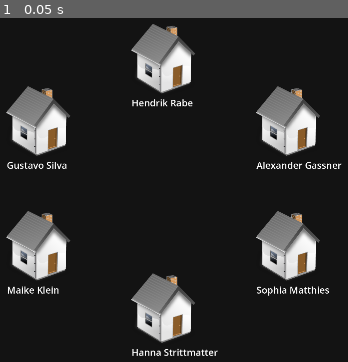
Above: before the commit, frame 1.
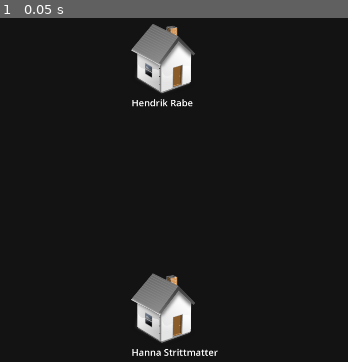
Above: after the commit, the same moment.

Repository: Shykaro/SimulatedAI
Game: Godot game, scene res://Scenes/npc visualization.tscn
The game is run twice, just before and just after one commit, with the same random seed, the same clock (stepped at 60 frames per second) and the same inputs.
Inputs:
- Up to frame 1 (0.05 s): no input

The runs differ from the first frame. In frame 1, 11% of the frame differs, in the area x 1-99%, y 19-81%.

Commit message:
Make activity dependent on previous activity

Diff:
--- a/GodotProject/Scripts/GameManager.gd
+++ b/GodotProject/Scripts/GameManager.gd
@@ -9,10 +9,10 @@
 func _ready():
 	NPCManager.create_npc("Hendrik Rabe", "01_Hendrik", Vector2(500,200))
 	NPCManager.create_npc("Hanna Strittmatter", "02_Hanna", Vector2(500,800))
-	NPCManager.create_npc("Gustavo Silva", "03_Gustavo", Vector2(200,350))
-	NPCManager.create_npc("Maike Klein", "04_Maike", Vector2(200,650))
-	NPCManager.create_npc("Alexander Gassner", "05_Alexander", Vector2(800,350))
-	NPCManager.create_npc("Sophia Matthies", "06_Sophia", Vector2(800,650))
+	#NPCManager.create_npc("Gustavo Silva", "03_Gustavo", Vector2(200,350))
+	#NPCManager.create_npc("Maike Klein", "04_Maike", Vector2(200,650))
+	#NPCManager.create_npc("Alexander Gassner", "05_Alexander", Vector2(800,350))
+	#NPCManager.create_npc("Sophia Matthies", "06_Sophia", Vector2(800,650))
 
 
 	#NPCManager.create_npc("Hendrik Rabe", "01_Hendrik", Vector2(200,350))
--- a/GodotProject/Scripts/NPC.gd
+++ b/GodotProject/Scripts/NPC.gd
@@ -74,7 +74,11 @@
 
 func request_activity(): #used for asking for current activity
 	is_thinking = true
-	var _message: String = "It's "+str(GameManager.hour)+GameManager.time_of_day+". What are you doing right now? Are you sleeping, working or doing something else? (Answer as monologue)"
+	var _message: String = ""
+	if(!mind.activity_context.is_empty()):
+		_message += "These are the things you were doing previously today:\n"
+		_message += "\n" + "\n".join(mind.activity_context)+"\n\n"
+	_message += "It's "+str(GameManager.hour)+GameManager.time_of_day+". What are you doing right now? Are you sleeping, working or doing something else? (Answer as monologue)"
 	RequestHandlerManager.request_generate_api(self, _message)
 
 func request_choice(): #used for getting a name for who they want to call on the phone (npc2npc)
